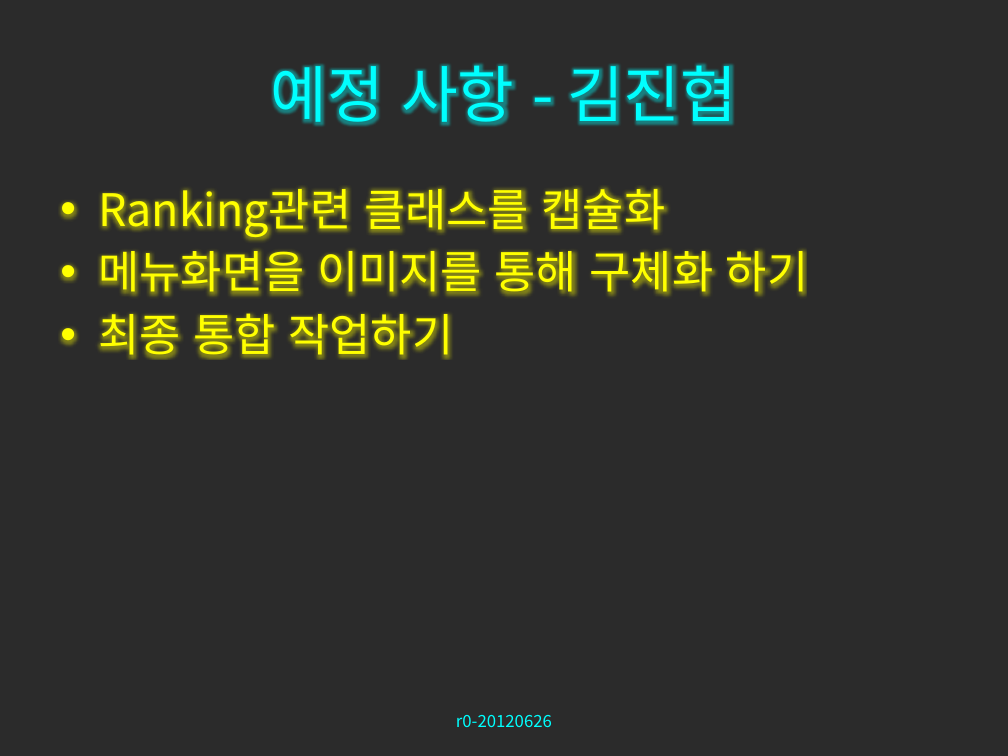
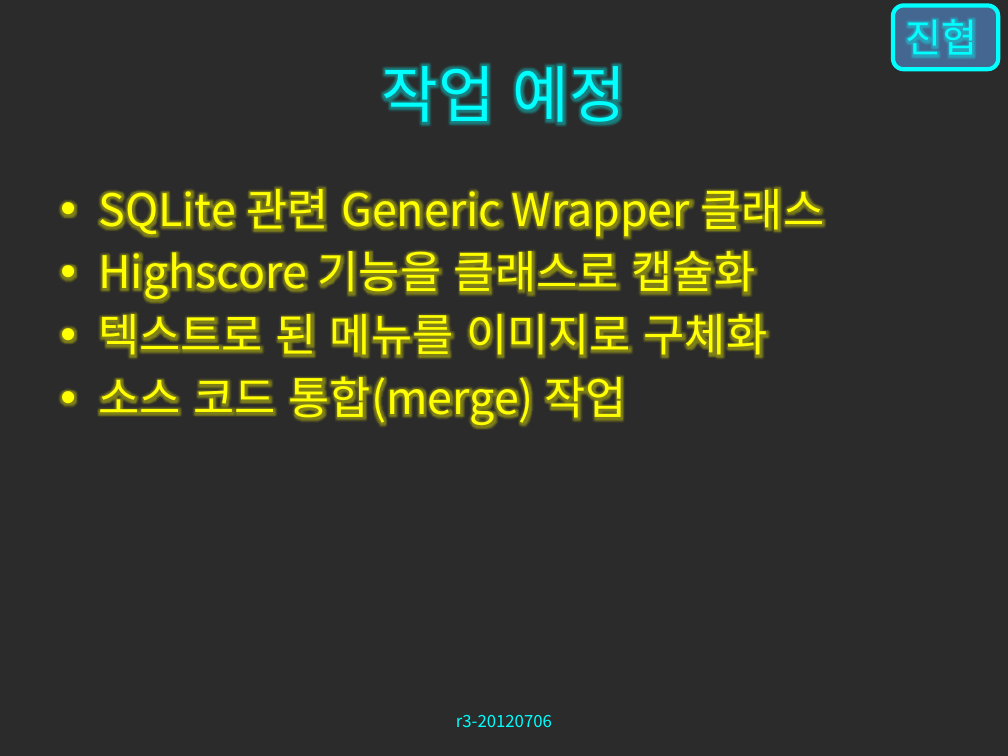
Before and after one commit to zwycid/dimension-drive-downside, a slide deck: slide 22 of presentation/중간발표.pptx (slide 21 before the commit). Drawn at 1008x756 pixels with LibreOffice and Linux fonts; fonts in the diff are those of the drawing; background and template pictures are left out; a plain dark background stands for a picture behind light text. Boxes give left, top, right and bottom in pixels: in the first picture for what was removed or moved away, otherwise in the second. Text is boxed around its words. In the diff, an @@ line names an element or a change of style, - is before the commit and + after.

```diff
--- a/presentation/중간발표.pptx
+++ b/presentation/중간발표.pptx
@@ rounded rectangle added at (x1=893, y1=5, x2=998, y2=69), fill #4F81BD at 70% opacity, outline #00FFFF 3 pt, 28 pt, text #00FFFF @@
+진협
@@ title at (x1=382, y1=54, x2=626, y2=133): text changed @@
-예정 사항 - 김진협
+작업 예정
@@ text at (x1=98, y1=180, x2=825, y2=425): text changed @@
-• Ranking관련 클래스를 캡슐화
-• 메뉴화면을 이미지를 통해 구체화 하기
-• 최종 통합 작업하기
+• SQLite 관련 Generic Wrapper 클래스
+• Highscore 기능을 클래스로 캡슐화
+• 텍스트로 된 메뉴를 이미지로 구체화
+• 소스 코드 통합(merge) 작업
@@ text at (x1=456, y1=715, x2=552, y2=727): text changed @@
-r0-20120626
+r3-20120706
```
Also in this commit, not shown: 24 other slides changed, 1 slide added, 2 other files.
